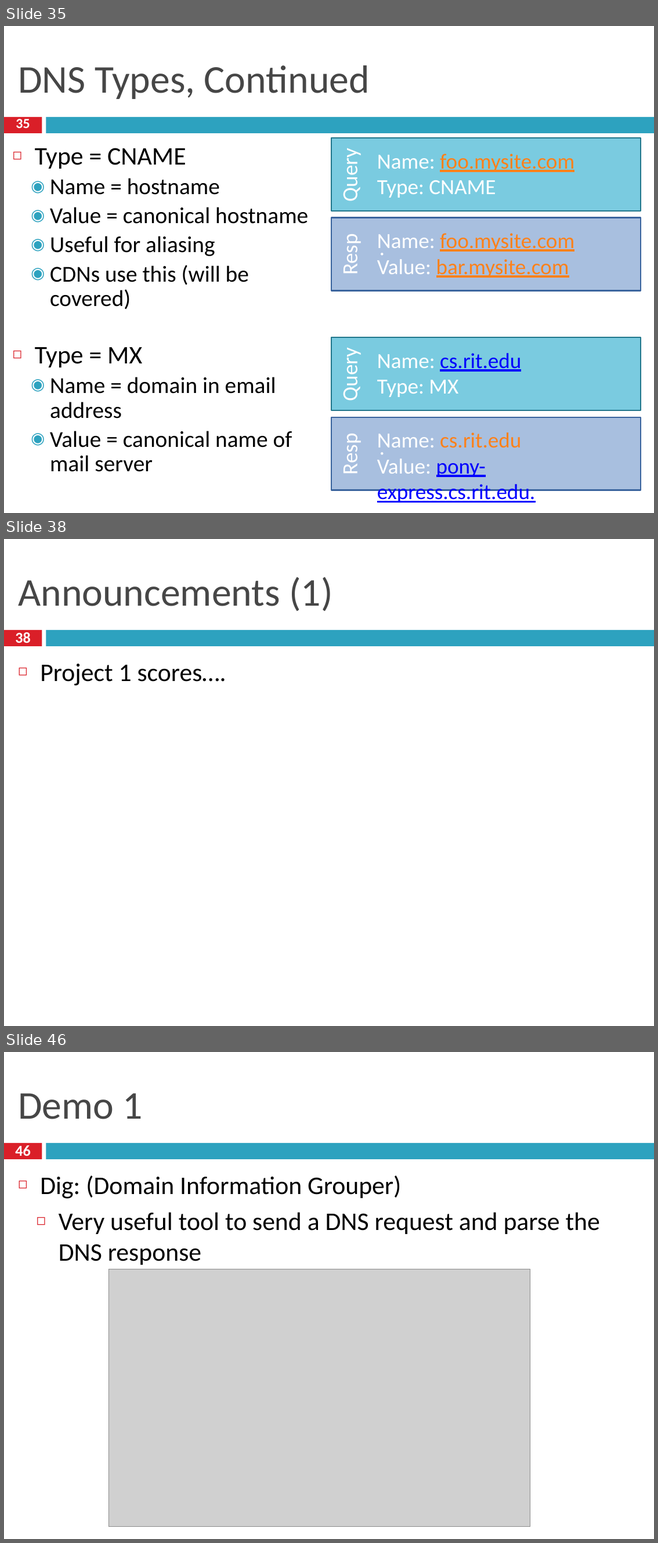
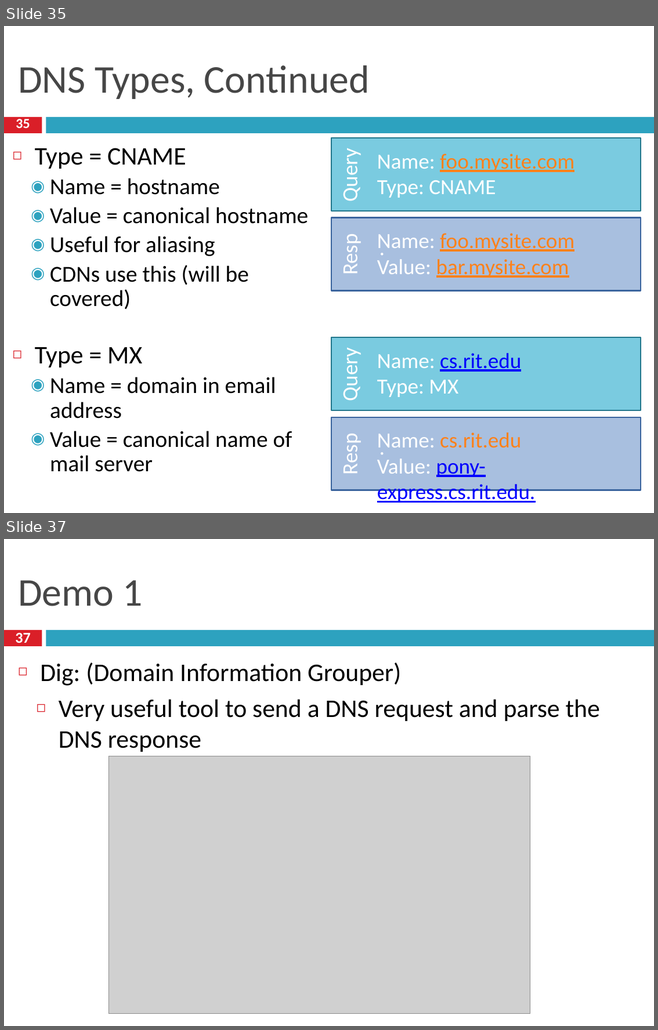
Before and after one commit to taejoong/taejoong.github.io, a slide deck: courses/csci-351/handouts/12-DNS.pptx. Shown one above the other, each under a label of ours: slides 35, 38 and 46 before the commit, slides 35 and 37 after it; the slides between them are not shown. The pictures are 658x1543 and 658x1030 pixels, drawn with LibreOffice and Linux fonts; fonts in the diff are those of the drawing; grey boxes stand for pictures. Boxes give left, top, right and bottom in pixels: in the first picture for what was removed or moved away, otherwise in the second. Text is boxed around its words. In the diff, an @@ line names an element or a change of style, - is before the commit and + after.

```diff
--- a/courses/csci-351/handouts/12-DNS.pptx
+++ b/courses/csci-351/handouts/12-DNS.pptx
@@ slide 38 removed at box(4, 539, 654, 1026), background #FFFFFF; not listed: 2 template elements that a slide beside it also shows @@
@@ title removed at box(18, 577, 332, 611) @@
-Announcements (1)
@@ page number removed at box(15, 632, 31, 647) @@
-38
@@ text removed at box(40, 664, 226, 686) @@
-◻ Project 1 scores….
@@ what was slide 46 is now slide 37 @@
@@ page number at box(15, 632, 31, 647): text changed @@
-46
+37
```
Also in this commit, not shown: 7 slides changed, 1 slide added, 12 other slides removed, 3 other files.
